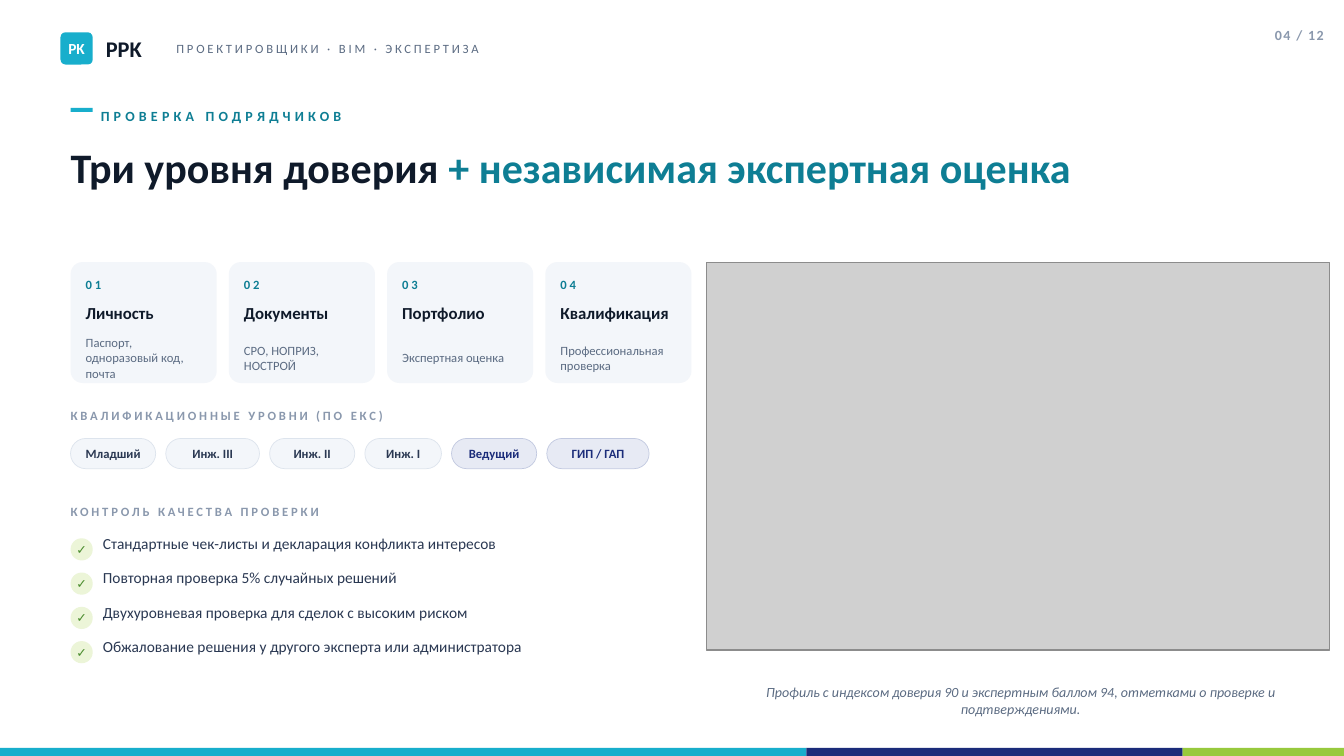
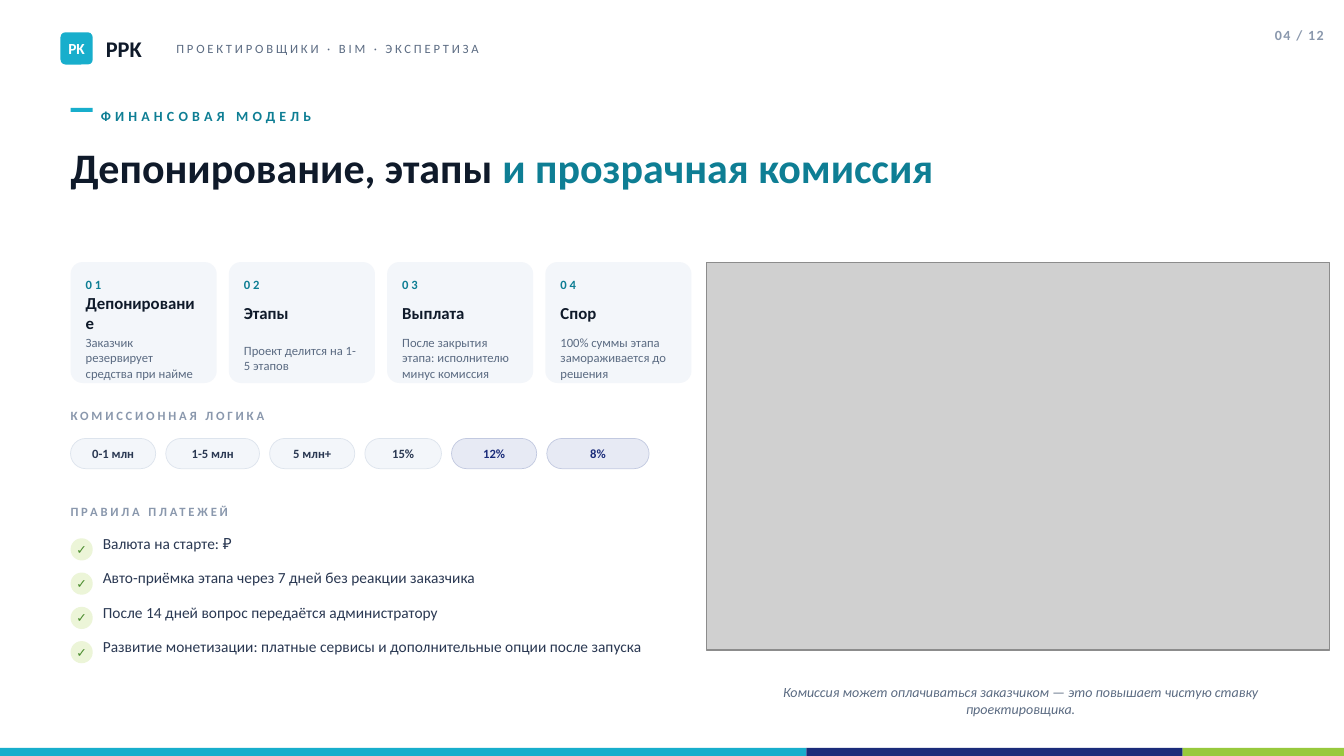
Before and after one commit to devrj8312m-wq/PKK, a slide deck: slide 4 of PPK_Gov_Presentation_RU.pptx. Drawn at 1344x756 pixels with LibreOffice and Linux fonts; fonts in the diff are those of the drawing; grey boxes stand for pictures. Boxes give left, top, right and bottom in pixels: in the first picture for what was removed or moved away, otherwise in the second. Text is boxed around its words. In the diff, an @@ line names an element or a change of style, - is before the commit and + after.

```diff
--- a/PPK_Gov_Presentation_RU.pptx
+++ b/PPK_Gov_Presentation_RU.pptx
@@ text at [101,111,311,123]: text changed @@
-ПРОВЕРКА ПОДРЯДЧИКОВ
+ФИНАНСОВАЯ МОДЕЛЬ
@@ text at [71,155,376,190]: text changed @@
-Личность
+Депонирование
@@ text at [385,162,933,190]: text changed; text colour #0E7E94 to #0F1A2A @@
-Три уровня доверия + независимая экспертная оценка
+Депонирование, этапы и прозрачная комиссия
@@ text at [244,308,289,319]: text changed @@
-Документы
+Этапы
@@ text at [402,308,464,319]: text changed @@
-Портфолио
+Выплата
@@ text at [560,308,596,322]: text changed @@
-Квалификация
+Спор
@@ text at [86,339,193,380]: text changed @@
-Паспорт, одноразовый код, почта
+Заказчик резервирует средства при найме
@@ text at [244,347,356,370]: text changed @@
-СРО, НОПРИЗ, НОСТРОЙ
+Проект делится на 1-5 этапов
@@ text at [402,339,509,380]: text changed @@
-Экспертная оценка
+После закрытия этапа: исполнителю минус комиссия
@@ text at [560,338,666,380]: text changed @@
-Профессиональная проверка
+100% суммы этапа замораживается до решения
@@ text at [71,412,264,420]: text changed @@
-КВАЛИФИКАЦИОННЫЕ УРОВНИ (ПО ЕКС)
+КОМИССИОННАЯ ЛОГИКА
@@ text at [92,449,135,458]: text changed @@
-Младший
+0-1 млн
@@ text at [392,449,414,458]: text changed @@
-Инж. I
+15%
@@ text at [483,449,505,458]: text changed @@
-Ведущий
+12%
@@ text at [590,449,606,458]: text changed @@
-ГИП / ГАП
+8%
@@ text at [192,450,234,458]: text changed @@
-Инж. III
+1-5 млн
@@ text at [293,450,331,458]: text changed @@
-Инж. II
+5 млн+
@@ text at [71,504,726,529]: text changed @@
-КОНТРОЛЬ КАЧЕСТВА ПРОВЕРКИ
+ПРАВИЛА ПЛАТЕЖЕЙ
@@ text at [103,539,219,552]: text changed @@
-Стандартные чек-листы и декларация конфликта интересов
+Валюта на старте: ₽
@@ text at [103,572,475,586]: text changed @@
-Повторная проверка 5% случайных решений
+Авто-приёмка этапа через 7 дней без реакции заказчика
@@ text at [103,607,437,621]: text changed @@
-Двухуровневая проверка для сделок с высоким риском
+После 14 дней вопрос передаётся администратору
@@ text at [103,642,642,655]: text changed @@
-Обжалование решения у другого эксперта или администратора
+Развитие монетизации: платные сервисы и дополнительные опции после запуска
@@ text at [783,688,1258,717]: text changed @@
-Профиль с индексом доверия 90 и экспертным баллом 94, отметками о проверке и подтверждениями.
+Комиссия может оплачиваться заказчиком — это повышает чистую ставку проектировщика.
```
Also in this commit, not shown: 1 other slide changed.
